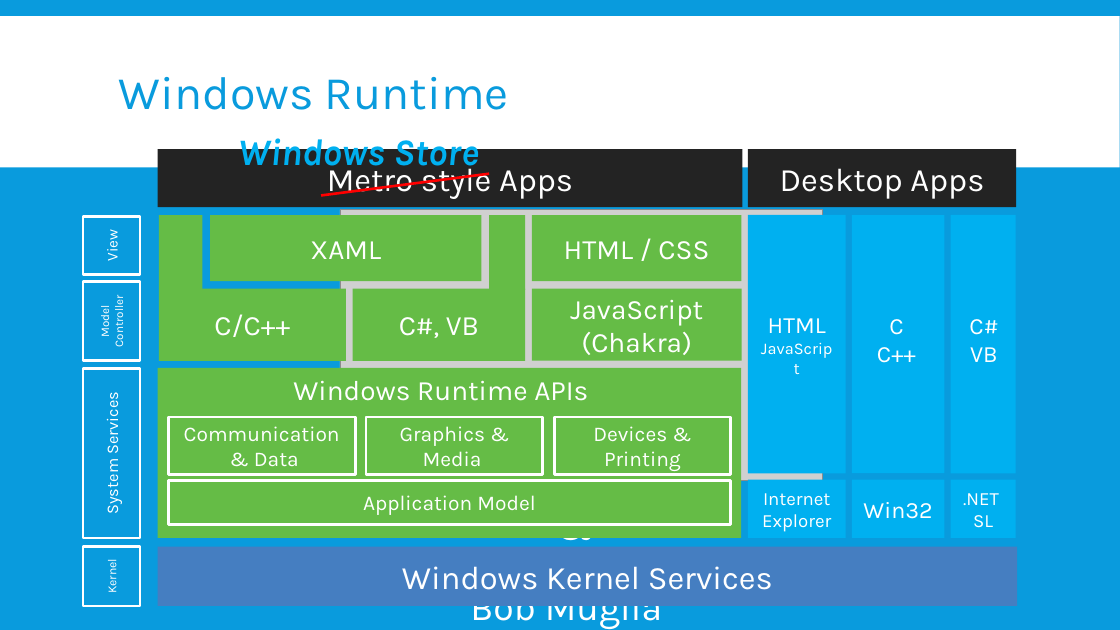
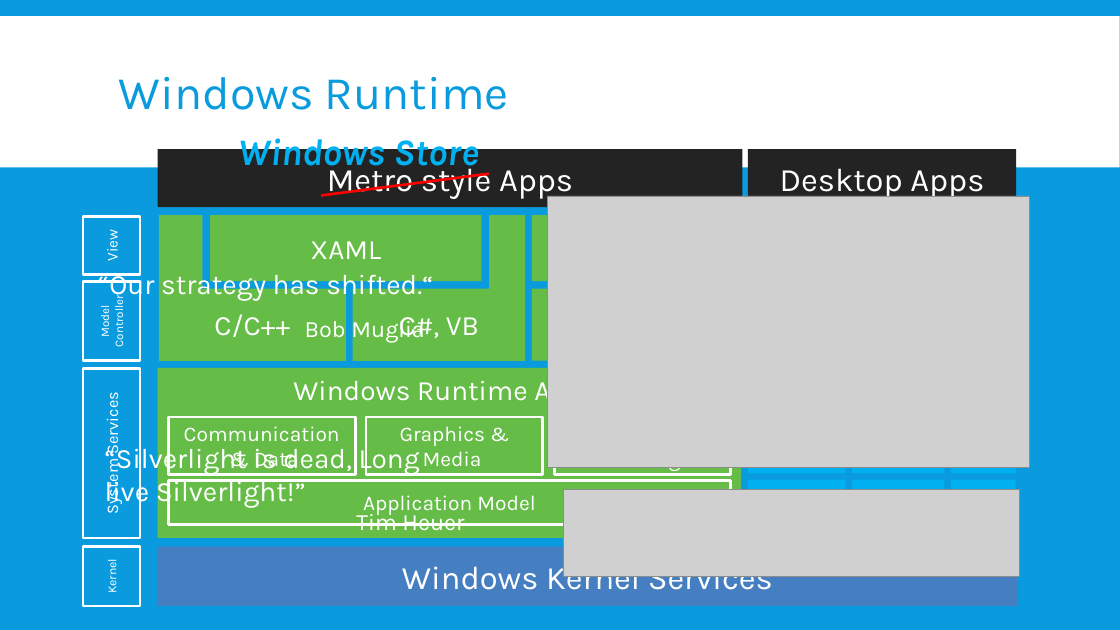
Before and after one commit to kimsk/NashDotNet, a slide deck: slide 3 of WinRT and Caliburn.Micro.pptx. Drawn at 1120x630 pixels with LibreOffice and Linux fonts; fonts in the diff are those of the drawing; grey boxes stand for pictures; background and template pictures are left out. Boxes give left, top, right and bottom in pixels: in the first picture for what was removed or moved away, otherwise in the second. Text is boxed around its words. In the diff, an @@ line names an element or a change of style, - is before the commit and + after.

```diff
--- a/WinRT and Caliburn.Micro.pptx
+++ b/WinRT and Caliburn.Micro.pptx
@@ picture moved from (x1=340, y1=209, x2=823, y2=481) to (x1=547, y1=196, x2=1029, y2=467) @@
@@ text "“Our strategy has shifted.“" moved from (x1=383, y1=497, x2=671, y2=630) to (x1=98, y1=269, x2=433, y2=342) @@
@@ text at (x1=98, y1=269, x2=433, y2=301): text changed; size 32 to 24 pt @@
-"our strategy has shifted.“
+“Our strategy has shifted.“
@@ text at (x1=305, y1=316, x2=424, y2=342): size 32 to 20 pt in "Bob Muglia" @@
@@ text removed at (x1=877, y1=319, x2=916, y2=363) @@
-C
-C++
@@ text removed at (x1=969, y1=319, x2=998, y2=362) @@
-C#
-VB
@@ text added at (x1=105, y1=442, x2=464, y2=531), 24 pt, text #FFFFFF @@
+“Silverlight is dead, Long live Silverlight!”
+Tim Heuer
@@ picture added at (x1=563, y1=490, x2=1020, y2=576) @@
```
Also in this commit, not shown: 6 other slides changed.
